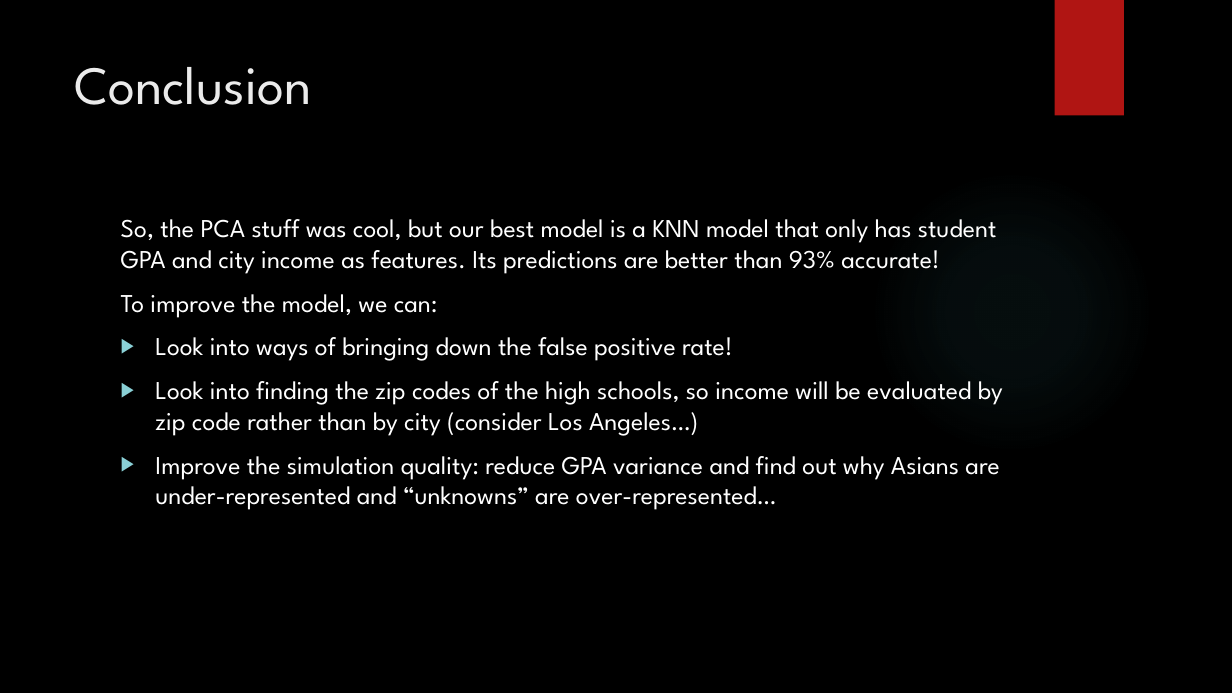
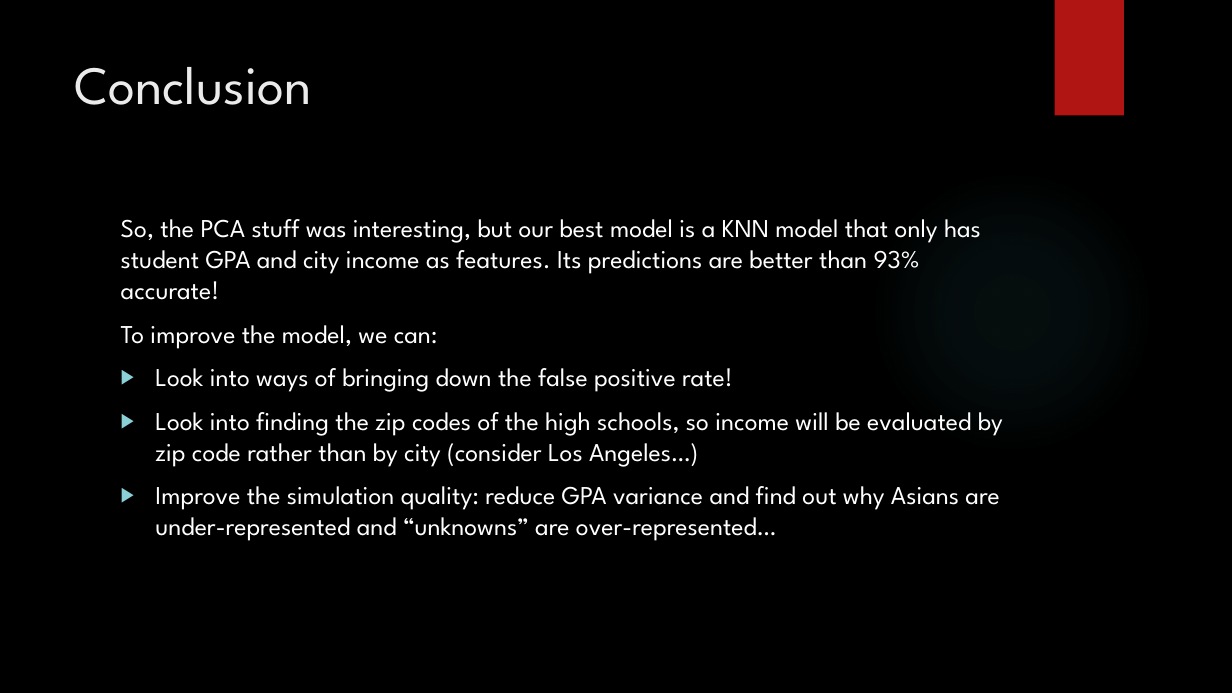
Before and after one commit to bkrakauer/UC-Admissions, a slide deck: slide 25 of UC Admissions.pptx. Drawn at 1232x693 pixels with LibreOffice and Linux fonts; fonts in the diff are those of the drawing; background and template pictures are left out. Boxes give left, top, right and bottom in pixels: in the first picture for what was removed or moved away, otherwise in the second. Text is boxed around its words. In the diff, an @@ line names an element or a change of style, - is before the commit and + after.

```diff
--- a/UC Admissions.pptx
+++ b/UC Admissions.pptx
@@ text at (x1=121, y1=219, x2=981, y2=300): text changed @@
-So, the PCA stuff was cool, but our best model is a KNN model that only has student GPA and city income as features. Its predictions are better than 93% accurate!
+So, the PCA stuff was interesting, but our best model is a KNN model that only has student GPA and city income as features. Its predictions are better than 93% accurate!
```
Also in this commit, not shown: 3 other slides changed, 1 slide removed.
